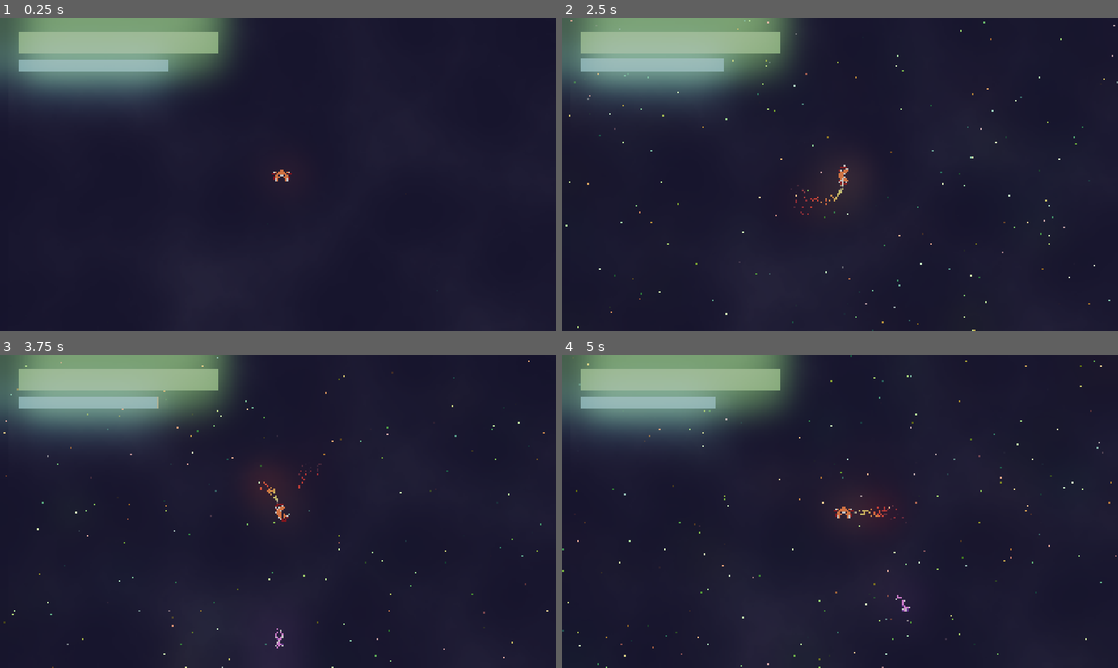
Above: before the commit, frames 1-4 (two rows, left to right).
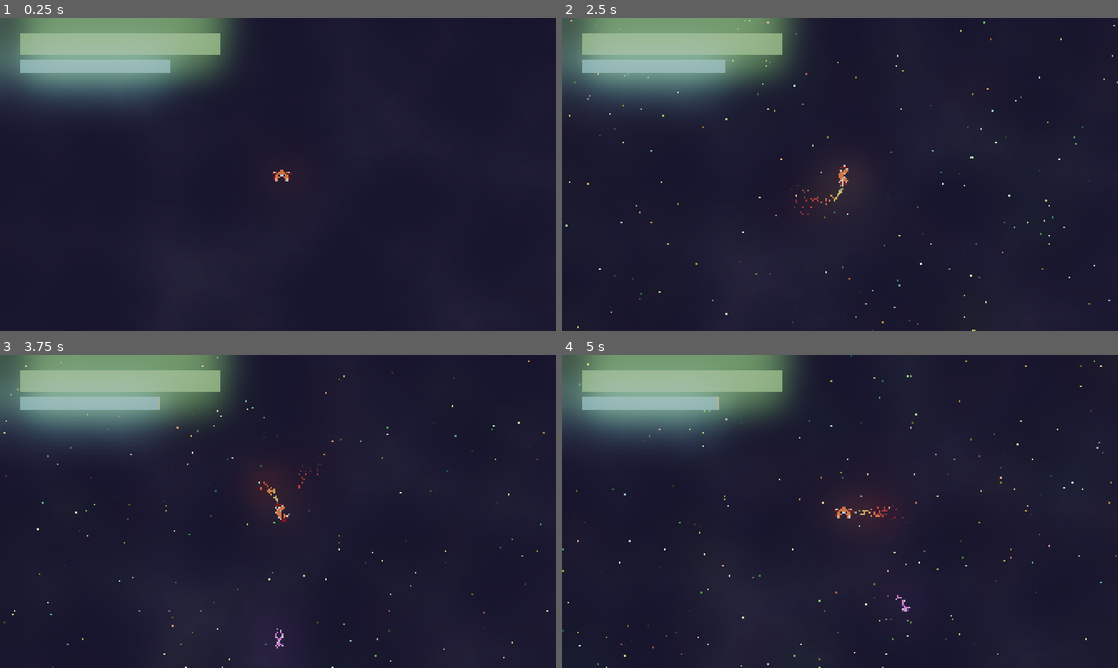
Above: after the commit, the same moments.

Repository: Lunix-420/OrbitOfPain
Game: Godot game, scene res://scenes/World.tscn
Same seed, same stepped clock (60 frames per second), same inputs: the game is played once before the commit and once after it.
Inputs:
- Up to frame 1 (0.25 s): no input
- Up to frame 2 (2.5 s): hold D (move_right) 0.53-1.28 s; tap Space (action_shoot) at 0.6 s; hold S (move_backwards) 1.28-2.03 s; tap E (move_turn_ccw) at 1.35 s; hold D (move_right) from 2.03 s (still down); hold Q (move_turn_cw) from 2.03 s (still down)
- Up to frame 3 (3.75 s): release D (move_right) at 2.78 s; release Q (move_turn_cw) at 2.78 s; hold W (move_forward) 2.78-3.53 s; tap Space (action_shoot) at 2.85 s; hold A (move_left) from 3.53 s (still down); hold E (move_turn_ccw) from 3.53 s (still down)
- Up to frame 4 (5 s): keep holding A (move_left); release E (move_turn_ccw) at 4.28 s; tap Q (move_turn_cw) at 4.35 s

The runs differ from the first frame. In frame 1, 0.5% of the frame differs, in the area x 3-40%, y 4-18%; in frame 2, 0.6%; in frame 3, 0.5%; in frame 4, 0.5%.
Error before the commit: Invalid access to property or key 'global_position' on a base object of type 'null instance'. (res://scripts/player.gd:108)
Error after the commit: Invalid access to property or key 'global_position' on a base object of type 'null instance'. (res://scripts/player.gd:109)

Commit message:
fix: Various minor bugs

Diff:
--- a/scenes/Player.tscn
+++ b/scenes/Player.tscn
@@ -1,8 +1,9 @@
-[gd_scene load_steps=11 format=3 uid="uid://71rc8k32st6a"]
+[gd_scene load_steps=12 format=3 uid="uid://71rc8k32st6a"]
 
 [ext_resource type="Script" uid="uid://cged4wdm7o1j0" path="res://scripts/player.gd" id="1_qm0ti"]
 [ext_resource type="Texture2D" uid="uid://ceomkl5mknhy0" path="res://ships/Spaceship(1).png" id="2_g2els"]
 [ext_resource type="Script" uid="uid://bkne57gikkxc6" path="res://scripts/spawner.gd" id="3_3li8b"]
+[ext_resource type="PackedScene" uid="uid://m1cjpvkoeugn" path="res://scenes/Gui.tscn" id="4_mdl7e"]
 
 [sub_resource type="CapsuleShape2D" id="CapsuleShape2D_pqap4"]
 radius = 44.0
@@ -49,7 +50,7 @@
 
 [sub_resource type="NoiseTexture2D" id="NoiseTexture2D_qu4a1"]
 width = 4000
-height = 2250
+height = 2300
 color_ramp = SubResource("Gradient_3li8b")
 noise = SubResource("FastNoiseLite_mdl7e")
 
@@ -138,17 +139,23 @@
 position = Vector2(-23, -5)
 zoom = Vector2(0.5, 0.5)
 
-[node name="Noise" type="TextureRect" parent="."]
+[node name="Noise" type="TextureRect" parent="Camera"]
 anchors_preset = 8
 anchor_left = 0.5
 anchor_top = 0.5
 anchor_right = 0.5
 anchor_bottom = 0.5
-offset_left = -4888.0
-offset_top = -4956.0
-offset_right = 5112.0
-offset_bottom = 5044.0
+offset_left = -1977.0
+offset_top = -1145.0
+offset_right = 2023.0
+offset_bottom = 1155.0
 grow_horizontal = 2
 grow_vertical = 2
 texture = SubResource("NoiseTexture2D_qu4a1")
 stretch_mode = 3
+
+[node name="Gui" parent="Camera" instance=ExtResource("4_mdl7e")]
+offset_left = -1768.0
+offset_top = -1057.0
+offset_right = -1768.0
+offset_bottom = -1057.0
--- a/scenes/World.tscn
+++ b/scenes/World.tscn
@@ -1,6 +1,5 @@
-[gd_scene load_steps=8 format=3 uid="uid://dd0r1cokjlsj3"]
+[gd_scene load_steps=7 format=3 uid="uid://dd0r1cokjlsj3"]
 
-[ext_resource type="PackedScene" uid="uid://m1cjpvkoeugn" path="res://scenes/Gui.tscn" id="1_32lhk"]
 [ext_resource type="PackedScene" uid="uid://71rc8k32st6a" path="res://scenes/Player.tscn" id="1_kqs1s"]
 
 [sub_resource type="Environment" id="Environment_jeodi"]
@@ -64,15 +63,7 @@
 fixed_fps = 10
 process_material = SubResource("ParticleProcessMaterial_1tnoa")
 
-[node name="Player" parent="." node_paths=PackedStringArray("gui") instance=ExtResource("1_kqs1s")]
+[node name="Player" parent="." instance=ExtResource("1_kqs1s")]
 self_modulate = Color(0, 0, 0, 1)
 light_mask = 3
 z_index = 10
-gui = NodePath("../Gui")
-
-[node name="Gui" parent="." instance=ExtResource("1_32lhk")]
-offset_left = -1804.0
-offset_top = -1067.0
-offset_right = -1804.0
-offset_bottom = -1067.0
-player_path = NodePath("../Player")
--- a/scripts/gui.gd
+++ b/scripts/gui.gd
@@ -1,14 +1 @@
 extends Control
-
-@export var player_path: NodePath
-var player: Node2D
-var offset: Vector2
-
-func _ready() -> void:
-	player = get_node(player_path)
-	offset = position - player.global_position
-
-func _process(delta: float) -> void:
-	if not player:
-		return
-	position = player.global_position + offset
--- a/scripts/player.gd
+++ b/scripts/player.gd
@@ -1,6 +1,4 @@
 extends CharacterBody2D
-
-@export var gui: Control
 
 @onready var shooter = get_node("Shooter")
 @onready var sprite = get_node("Sprite")
@@ -9,6 +7,9 @@
 @onready var exhaustSideLeft = sprite.get_node("ExhaustSideLeft")
 @onready var exhaustSideRight = sprite.get_node("ExhaustSideRight")
 @onready var exhaustFront = sprite.get_node("ExhaustFront")
+
+@onready var camera: Camera2D = get_node("Camera")
+@onready var gui: Control = camera.get_node("Gui")
 @onready var healthBar: BaseBar = gui.get_node("Health")
 @onready var energyBar: BaseBar = gui.get_node("Energy")
 
